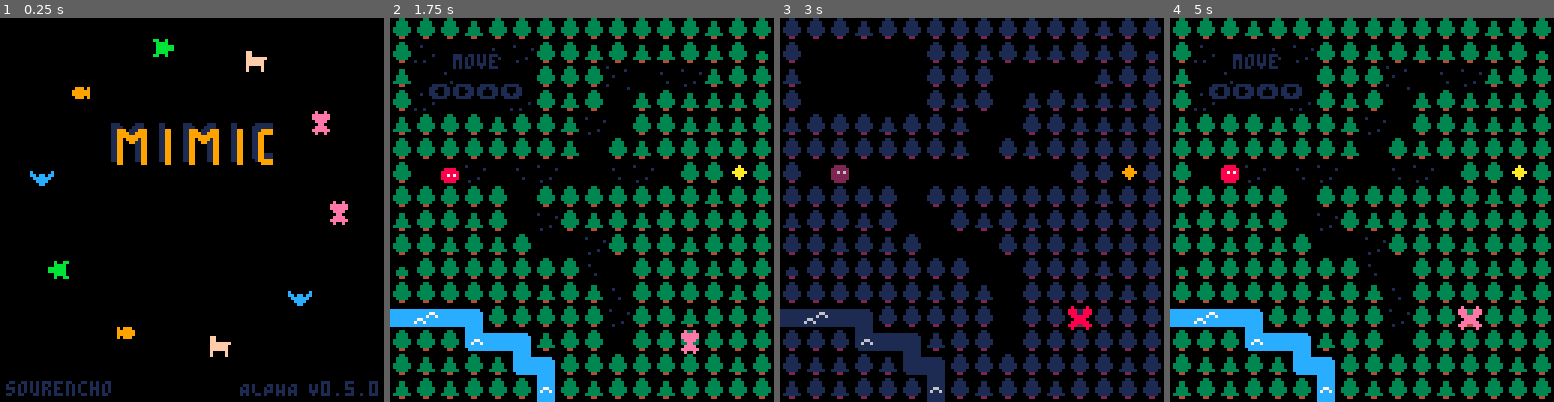
Above: before the commit, frames 1-4 (left to right).
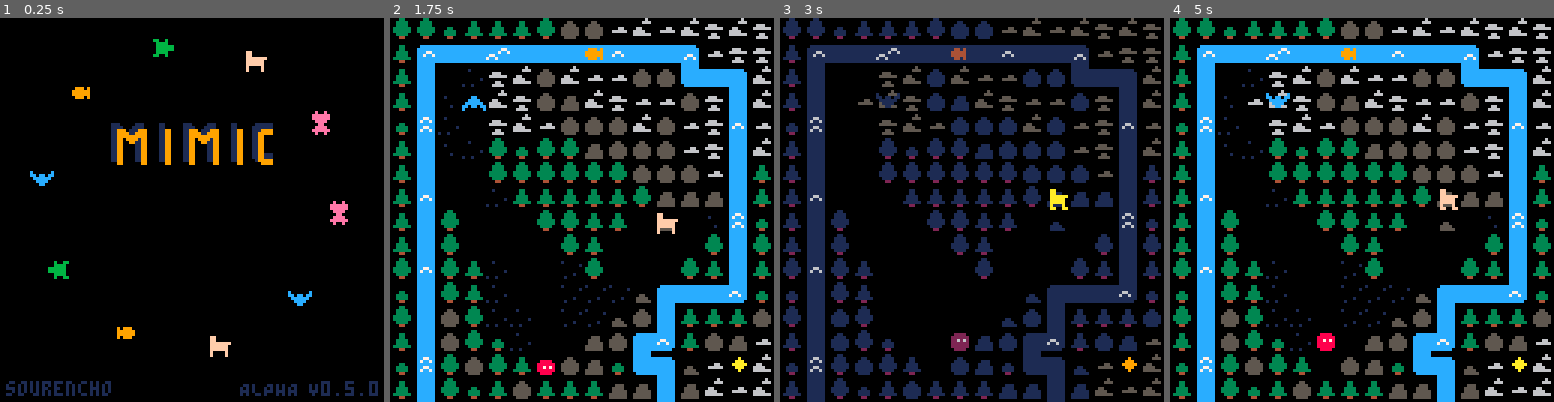
Above: after the commit, the same moments.

Repository: sourencho/mimic
Game: PICO-8 cartridge mimic.p8
The game is run twice, just before and just after one commit, with the same random seed, the same clock (stepped at 60 frames per second) and the same inputs.
Inputs:
- Up to frame 1 (0.25 s): no input
- Up to frame 2 (1.75 s): tap X (X key) at 0.33, 1.07 s; tap O (Z key) at 0.7, 1.7 s; hold Right from 1.6 s (still down)
- Up to frame 3 (3 s): tap X (X key) at 1.85, 2.97 s; release Right at 2.1 s; tap O (Z key) at 2.1, 2.5, 2.9 s; hold Up 2.15-2.42 s; hold Right from 2.47 s (still down)
- Up to frame 4 (5 s): release Right at 3.03 s; hold Left 3.08-3.58 s; tap O (Z key) every 0.4 s from 3.3 to 4.9 s; hold Down 3.63-3.97 s; hold Right 4.02-4.68 s; tap X (X key) at 4.08 s; hold Up from 4.73 s (still down)

The runs differ from the first frame. In frame 1, 0.3% of the frame differs, in the area x 12-46%, y 5-68%; in frame 2, 43%; in frame 3, 33%; in frame 4, 43%, in the area x 0-100%, y 0-100%.

Commit message:
Add new vishab color, skip complex level 14, update player last to avoid bugs

Diff:
--- a/mimic.p8
+++ b/mimic.p8
@@ -9,11 +9,11 @@
 -- DATA
 
 -- SETTINGS
-start_level = 0
-last_level = 14
+start_level = 10
+last_level = 15
 level_count = last_level + 1
 skip_tutorial = true
-skip_levels = {4, 7, 9}
+skip_levels = {4, 7, 9, 13, 14}
 
 tutorial_level = 30
 tutorial_speed = 20
@@ -87,7 +87,7 @@
     [ground] = "ground",
     [cloud] = "cloud",
     [cloud_small] = "cloud",
-    [teru] = "manish"
+    [teru] = "manish",
 }
 
 UP =    {x= 0, y =-1}
@@ -99,7 +99,8 @@
 
 DELTAS = {UP, DOWN, LEFT, RIGHT}
 
-red_pal = {[6]=8, [9]=8, [10]=8, [11]=8, [12]=8, [13]=8, [14]=8, [15]=8}
+def_pal = {1,2,3,4,5,6,7,8,9,10,"-5",12,13,14,15}
+red_pal = {1,2,3,4,5,8,7,8,8,10,8   ,8,8,8,8}
 
 -- GAME
 
@@ -838,6 +839,7 @@
 end
 
 function update_actors()
+    actors = sort(actors, function (x, y) return x.is_player end) -- make sure players update last
     foreach(actors, update_actor)
 end
 
@@ -898,7 +900,7 @@
 PLAYER_PATTERN_SIZE = 8 -- must be at least 1 longer than the max npc pattern length and even
 
 player_move_abilities = {ground, win}
-player_push_abilities = {rock_small, tree_small, cloud_small}
+player_push_abilities = copy_table(dynamic_tiles)
 
 function init_player(pos)
     local p = make_actor(
@@ -1421,6 +1423,11 @@
 function init_level(_level)
     if _level != tutorial_level then
         change_state("play")
+
+        if _level == 0 then
+            music(-1, 10000)
+            ---music(6, 3000)
+        end
     end
 
     actors = {}
@@ -1674,7 +1681,11 @@
     -- local d, r = 0, 50
     local d, r = -game.tick/420, 50
     for i=1,#splash_sprites do
-        if (splash_sprite_indexes[i] < splash_red_sprite_count) then pal(red_pal) else pal() end
+        if (splash_sprite_indexes[i] < splash_red_sprite_count) then
+            pal(red_pal)
+        else
+            pal() pal(def_pal,1)
+        end
         spr(splash_sprites[splash_sprite_indexes[i]], 60 + r * cos(d), 56 + r * sin(d), 1, 1, i % 2 == 0)
         d += 1 / (#splash_sprites)
     end
@@ -1712,7 +1723,7 @@
 
         spr(victory_sprites[i], v_pos.x*8, v_pos.y*8, 1, 1, not on_right)
     end
-    pal()
+    pal(def_pal)
 
     -- text
     won_text_1 = "★ thanks for playing ★"
@@ -1840,6 +1851,7 @@
     end
 
     pal()
+    pal(def_pal,1)
 end
 
 function draw_particle(p)
@@ -1848,10 +1860,6 @@
 
 function draw_actors()
     foreach(actors, draw_actor)
-    -- draw player again so its on top
-    for a in all(actors) do
-        if (a.is_player) draw_actor(a)
-    end
 end
 
 function draw_particles()
@@ -1992,7 +2000,10 @@
             end
         end
     end
+
     shuffle(splash_sprite_indexes)
+
+    music(2, 10000)
 
     change_state("splash")
 end
@@ -2221,9 +2232,9 @@
 0000000000000000000000000000000000000000000000000000000000000000000000000cccccc000000000cccccccc00000000000000000000000000000000
 000000000000000010000000000006000000000000000000000000000000000000000000000000000cccccc00cccccc000000000000000000000000000000000
 0000000000100000000000100000666000000000000000000000000000cccccccccccccccccccccc0cccccc00cc77cc00000f0000000a0000000000000000000
-001000000000000000000000000000000000000000000000000000000cccccccccccc77ccccccccc0cccccc00c7cc7c0000fff00000aa0000100000000000000
-000000000000000000100000006600000000000000000000000000000ccc77cccccc7cc7ccc77ccc0cc77cc00cccccc000fffff000aaa0000000020000020000
-000000000000001000000000066660000000000000000000000000000cc7cc7cc77ccccccc7cc7cc0c7cc7c00cc77cc0000fff00000a00000000000000000000
+001000000000000000000000000000000000000000000000000000000cccccccccccc77ccccccccc0cccccc00c7cc7c0000fff00000aa0000100000000020000
+000000000000000000100000006600000000000000000000000000000ccc77cccccc7cc7ccc77ccc0cc77cc00cccccc000fffff000aaa0000000020000222000
+000000000000001000000000066660000000000000000000000000000cc7cc7cc77ccccccc7cc7cc0c7cc7c00cc77cc0000fff00000a00000000000000020000
 000010000000000000000000066666600000000000000000000000000ccccccc7cc7cccccccccccc0cccccc00c7cc7c00000f000000000000020000000000000
 000000001001000010000000000000000000000000000000000000000ccccccccccccccccccccccc0cccccc00cccccc000000000000000000000010000000000
 000000000000000000000001000000000000000000000000000000000cccccc000000000000000000cccccc00cccccc000000000000000000000000000000000
@@ -2422,7 +2433,7 @@
 
 
 __gff__
-0000000000fd00fffeff0602060400000800000000fffefffeff0602060000000000000000ff00fffe020201000000000000000000ff0000000200000000000008101060101010020202020202028080040424401010100202020202020280800101214010101002020202020202808010101040101010020202020208088010
+0000000000fd00fffeff0602060400000800000000fffefffeff0602060000000000000000ff00fffe020201000000000000000000ff00000002000000000000081010601010100202020202020280800404244010101002020202020202808001012140101010020202020202028080101010401010100202020202080880a0
 0808080808080808080808080808080802020202020000000800000000000000020202020000000000000000000000000202020200000000000000000000000000000000000000000000000000000000000000000000000000000000000000000000000000000000000000000000000000000000000000000000000000000000
 __map__
 6060606160606060606060606061606041414141414141414141414141414141606161626060606060606060606160604141414141414141414141414141414160606060606060606060606060606060616062616060606061605061606160604241717041414141715050505151505050515150505150576060606051515151
@@ -2441,59 +2452,115 @@
 6060606a484961606041606015606060414241414241414142414161626261606061576060507041515051515160606050505060617261606050505051505051514051515167496142624141714160616260515050610561616151516151506150577005414241156041416150515050606161616150505151514b5160606060
 606161606167496060606060606061604141057041714141414141606161156148486d60616050606051515060606061515060606105616160605127515151515151515151515761056160604141616060615051506060606060626060606161795d487807494141417261616150505060616161616161515151515160604060
 6160616060607a6061606061606060607041414141704141414171417160616160606060606261606160606060606162505050505050505050505050505050505150505250507a6060606060606060606051505061606161616161616161606050576061617a6060616162606160606060606060606060605150515160606060
-4141414141414141414141414141414160606060606060606060606060606060606062616161605050437343736373634141414141414141414141414141414141414150514141414141414170504141616060605051505150576070414161614363736363436373636343736373637300000000000000000000000000000000
-41414141424141414041414241414141606060606060606060606060606160616177484878484848077948484c436363417041414141414171414141414141414170414105704150424141414241514160606160605051514e7a6161424748797373736373634373636343736363636300000000000000000000000000000000
-417041414141424363437241414141416161616061616161616160614748784861574171637350734343505067484973414141417e4141414141416f4141414141514141414141514141415241414171616161606051515e6e576161617b60614373637342414141417241727363636e00000000000000000000000000000000
-417041414141736363734341414141416160616162616061616161615760606061577018736350517363434350635773414141414141417241414141414142417041415041427051524141704152414160615a60605151505e677848486961706163637241414363734341186373634e00000000000000000000000000000000
-4141414141634317436363634241414148784849611561474878484957606061627b7141637343505050735043637a43414141414141414141414141414141414151417151505051714151514141414160607b6060515e5e7e7e4f6e7e576141606061414147784848484c7163635e7e00000000000000000000000000000000
-424141414373636351504363434141416060615761616157515050676d6061616157707160626060515050504363577372415050505050505050505050504141415251505e6e512751507e4f52504141606167487948496e5e6e6e7e4f7a607161616141776c4241417167496f5f6e5e00000000000000000000000000000000
-41414141636343515050517373414141606061677948486d51616161606070616157414160606060606050505043576141415005726060606e6f7e5e7e504141506e7e51514e7e4e7e6f6e51505172416060616061606778496e6e6e6f67496060606141576051417051617b4f7e5f5e00000000000000000000000000000000
-4141417351525151515150515263414261616051505150515141714172414161617a414171616161616160515151576141415071416060605f7e6e7e6e50417042514e7e516f6f6e6f6e5f507e4e51416060724141706060577e4e6e6e6e674c6161614157504041414050575e5f4e7e00000000000000000000000000000000
-414152515151515152515151515052516051515150505150514170414141416161576041414160606161412841707b6241415041706060607e6e5e6e405041414150515e7e5f7e6e4e6f7e4e6e5041416161416151417151576f4f6e7e6e6f57616060417b60506f5e516057197e5f6f00000000000000000000000000000000
-51505161616061616061616061515151615151505051505147784a41414172616157604141414160614141414160576041415070726015606e096e6f7e504141417151506e7e5f707e5f6e505070414160604160515241476d7e096f6e47486c606051415751606e7e6151574f5f4e5f00000000000000000000000000000000
-5151606142414170414141706061606151515152514748486d41414172416161607a6061714141426041414160615761704150505050505050505050505041415142515f7e407e6e6e7e7e505142414160617161504172577e4e7e6e6e7b616061615152674c615e7e60476d7e4e6e4f00000000000000000000000000000000
-505061414162414141424170416161615152275052576170414171414141606162576061714141424242524748486d62414141414141414141414141414141414150515e7e6f7e096e6f6f7e5141507160604115275151576f6e406f6e57614161615142504b604e6f614b514e7e7e5000000000000000000000000000000000
-5150617141606141515041417005506051515151517a614162414141417261616057506071714142425250576161615041416f414171414141414141414241414170517e5f5e4f4e7e5f7e6e51514141617170606151517b6e6e6e6e6f576171611527415151516e6f5151514e7e515100000000000000000000000000000000
-516161606160724151424141705151615140515151674961426241417141606161575060627141415150476d61505143414141414141414141417e414141414141515f6e5152504f5051515e7e514150600542616051476848494e6e476c6041505050415151516f4e51514e4e7e515100000000000000000000000000000000
-6160606061156151275150515151526051515151515157610561606041416160627b60506061055051626749524340734141414141414141704141414141414150526e507071505241517051517051706061616151507a6160576f476d616141500542415151516f7e7e7e7e7e51515100000000000000000000000000000000
-606161606161515151515050505051525150505250507a6060606060606060606157606261506161615151575173437341414141414141414141414141414141714151424141504141714151414141416061615150515761616a486c616141705050505050515151515151505151515100000000000000000000000000000000
-…(40 lines of a section not shown)…
+4141414141414141414141414141414160606060606060606060606060606060606062616161605050437343736373634141414141414141414141414141414141414150514141414141414170504141616060605051505150576070414161615050505050505050505050505050505043637363634363736363437363736373
+41414141424141414041414241414141606060606060606060606060606160616177484878484848077948484c436363417041414141414171414141414141414170414105704150424141414241514160606160605051514e7a6161424748795041414141414141414141414141415073737363736343736363437363636363
+417041414141424363437241414141416161616061616161616160614748784861574171637350734343505067484973414141417e4141414141416f4141414141514141414141514141415241414171616161606051515e6e576161617b6061504141414141414141414141414141504373637342414141417241727363636e
+417041414141736363734341414141416160616162616061616161615760606061577018736350517363434350635773414141414141417241414141414142417041415041427051524141704152414160615a60605151505e67784848696170504141414141414141414141414141506163637241414363734341186373634e
+4141414141634317436363634241414148784849611561474878484957606061627b7141637343505050735043637a43414141414141414141414141414141414151417151505051714151514141414160607b6060515e5e7e7e4f6e7e57614150414141414141414141414141414150606061414147784848484c7163635e7e
+424141414373636351504363434141416060615761616157515050676d6061616157707160626060515050504363577372415050505050505050505050504141415251505e6e512751507e4f52504141606167487948496e5e6e6e7e4f7a60715041414141414141414141414141415061616141776c4241417167496f5f6e5e
+41414141636343515050517373414141606061677948486d51616161606070616157414160606060606050505043576141415005726060606e6f7e5e7e504141506e7e51514e7e4e7e6f6e51505172416060616061606778496e6e6e6f6749605041414141414141414141414141415060606141576051417051617b4f7e5f5e
+4141417351525151515150515263414261616051505150515141714172414161617a414171616161616160515151576141415071416060605f7e6e7e6e50417042514e7e516f6f6e6f6e5f507e4e51416060724141706060577e4e6e6e6e674c504141414141414141414141414141506161614157504041414050575e5f4e7e
+414152515151515152515151515052516051515150505150514170414141416161576041414160606161412841707b6241415041706060607e6e5e6e405041414150515e7e5f7e6e4e6f7e4e6e5041416161416151417151576f4f6e7e6e6f5750414141414141414141414141414150616060417b60506f5e516057197e5f6f
+51505161616061616061616061515151615151505051505147784a41414172616157604141414160614141414160576041415070726015606e096e6f7e504141417151506e7e5f707e5f6e505070414160604160515241476d7e096f6e47486c5041414141414e4e4e4e414141414150606051415751606e7e6151574f5f4e5f
+5151606142414170414141706061606151515152514748486d41414172416161607a6061714141426041414160615761704150505050505050505050505041415142515f7e407e6e6e7e7e505142414160617161504172577e4e7e6e6e7b616050414141414e5f5e5f4e5f414141415061615152674c615e7e60476d7e4e6e4f
+505061414162414141424170416161615152275052576170414171414141606162576061714141424242524748486d62414141414141414141414141414141414150515e7e6f7e096e6f6f7e5141507160604115275151576f6e406f6e57614150414141414e5e5f5e4e41414141415061615142504b604e6f614b514e7e7e50
+5150617141606141515041417005506051515151517a614162414141417261616057506071714142425250576161615041416f414171414141414141414241414170517e5f5e4f4e7e5f7e6e51514141617170606151517b6e6e6e6e6f57617150414141414e5f5e5f4e414141414150611527415151516e6f5151514e7e5151
+516161606160724151424141705151615140515151674961426241417141606161575060627141415150476d61505143414141414141414141417e414141414141515f6e5152504f5051515e7e514150600542616051476848494e6e476c60415041414141414e4e5f4e414141414150505050415151516f4e51514e4e7e5151
+6160606061156151275150515151526051515151515157610561606041416160627b60506061055051626749524340734141414141414141704141414141414150526e507071505241517051517051706061616151507a6160576f476d61614150054141414141414141414141414150500542415151516f7e7e7e7e7e515151
+606161606161515151515050505051525150505250507a6060606060606060606157606261506161615151575173437341414141414141414141414141414141714151424141504141714151414141416061615150515761616a486c616141705050505050515151515151505151515150505050505151515151515051515151
+…(96 lines of a section not shown)…
Not shown, changed: the music (__music__) section of mimic.p8
Not shown, changed: the sound effects (__sfx__) section of mimic.p8
